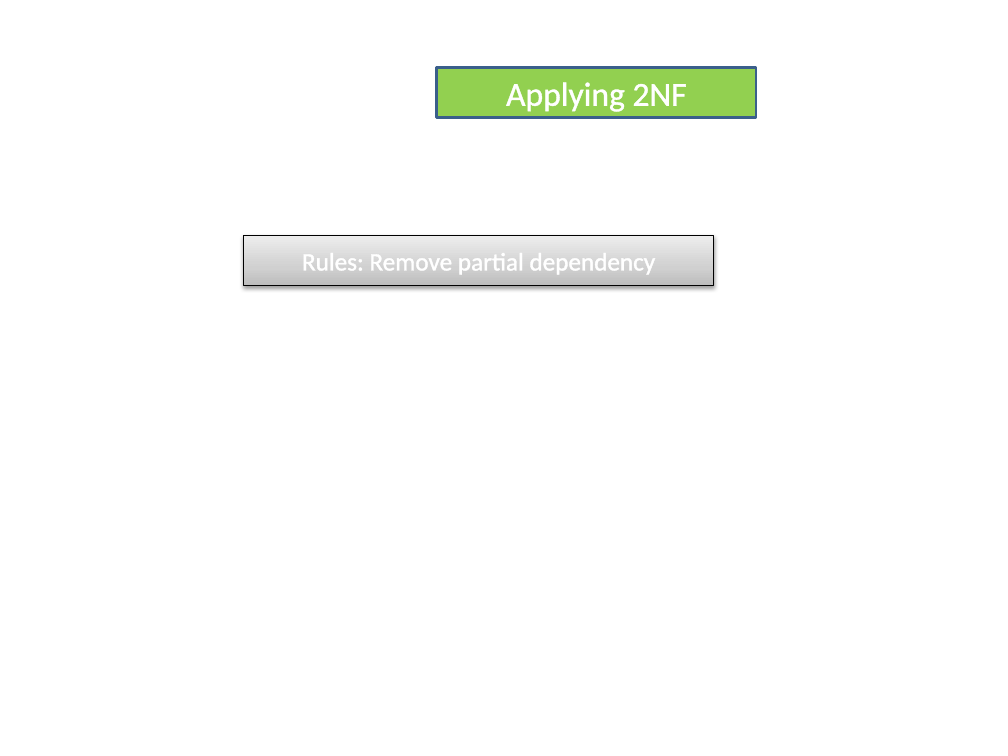
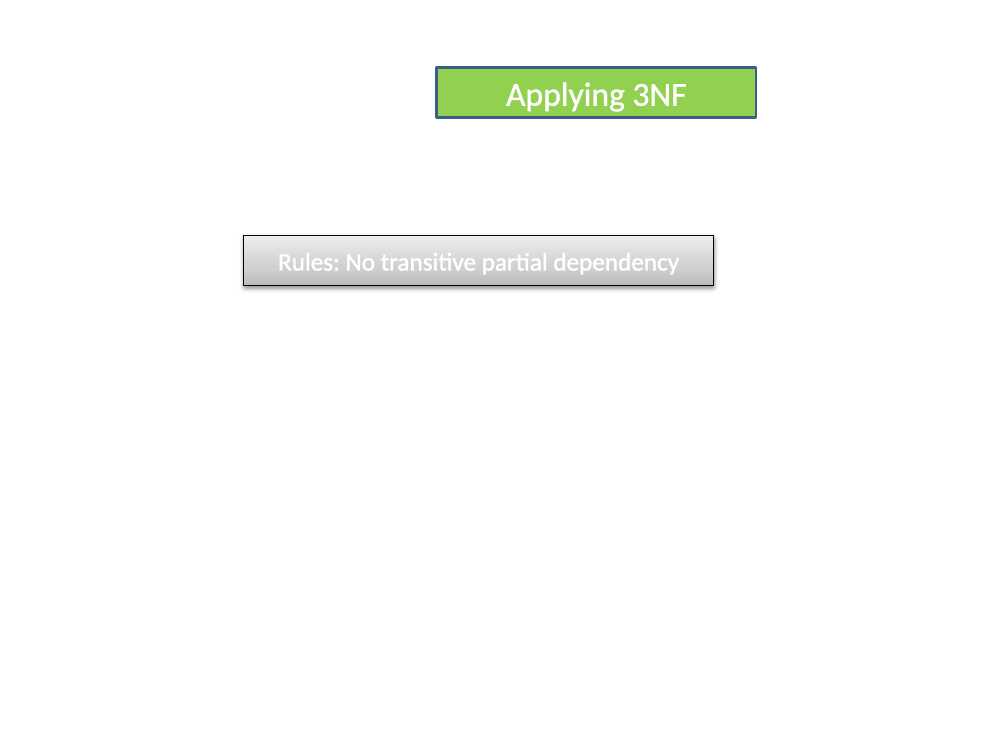
Before and after one commit to neamoth/DatabasePresentation, a slide deck: slide 6 of Presentationdata.pptx (slide 4 before the commit). Drawn at 1008x756 pixels with LibreOffice and Linux fonts; fonts in the diff are those of the drawing. Boxes give left, top, right and bottom in pixels: in the first picture for what was removed or moved away, otherwise in the second. Text is boxed around its words. In the diff, an @@ line names an element or a change of style, - is before the commit and + after.

```diff
--- a/Presentationdata.pptx
+++ b/Presentationdata.pptx
@@ text in rectangle at <box>506,82,686,112</box>: text changed @@
-Applying 2NF
+Applying 3NF
@@ text in rectangle at <box>278,246,679,277</box>: text changed @@
-Rules: Remove partial dependency
+Rules: No transitive partial dependency
```
Also in this commit, not shown: 4 other slides changed, 2 slides added, 10 other files.
